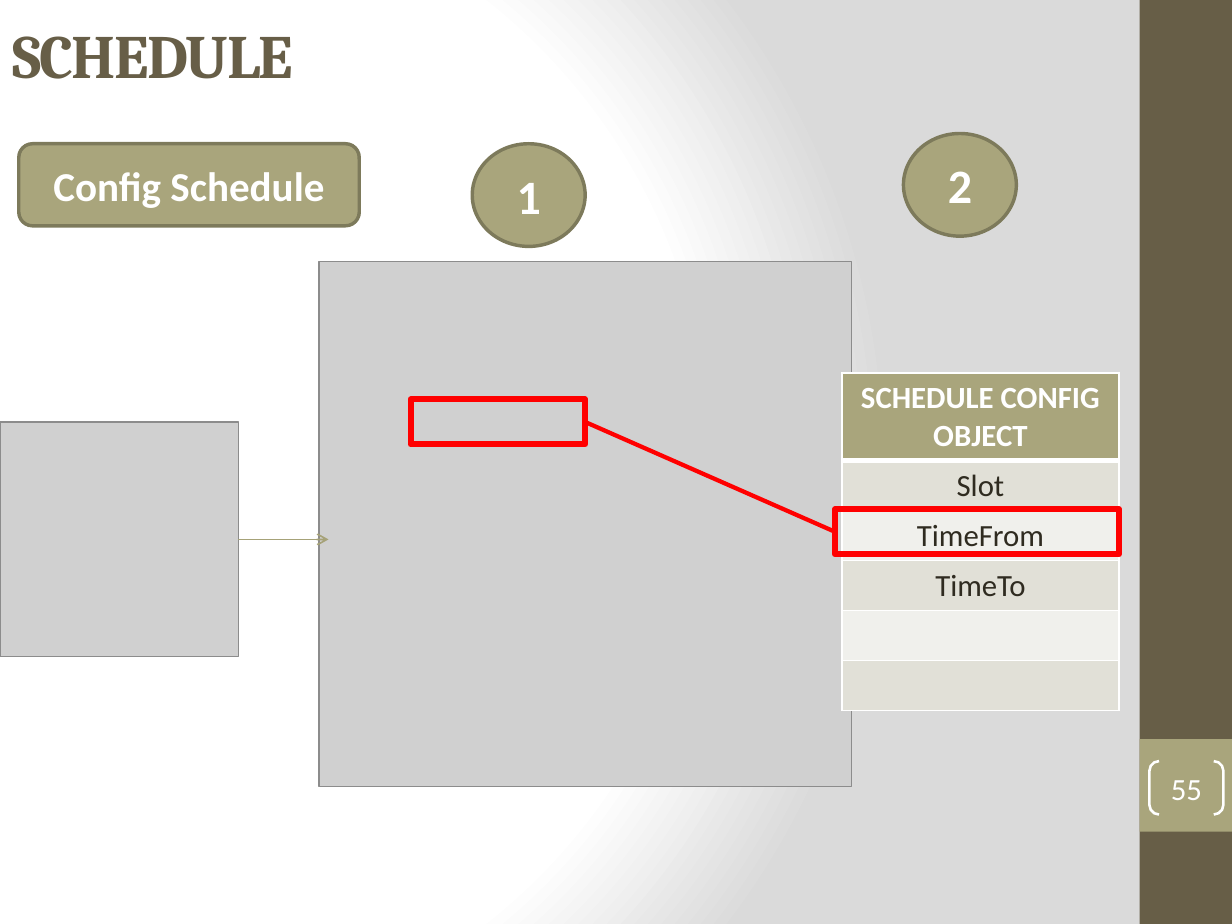
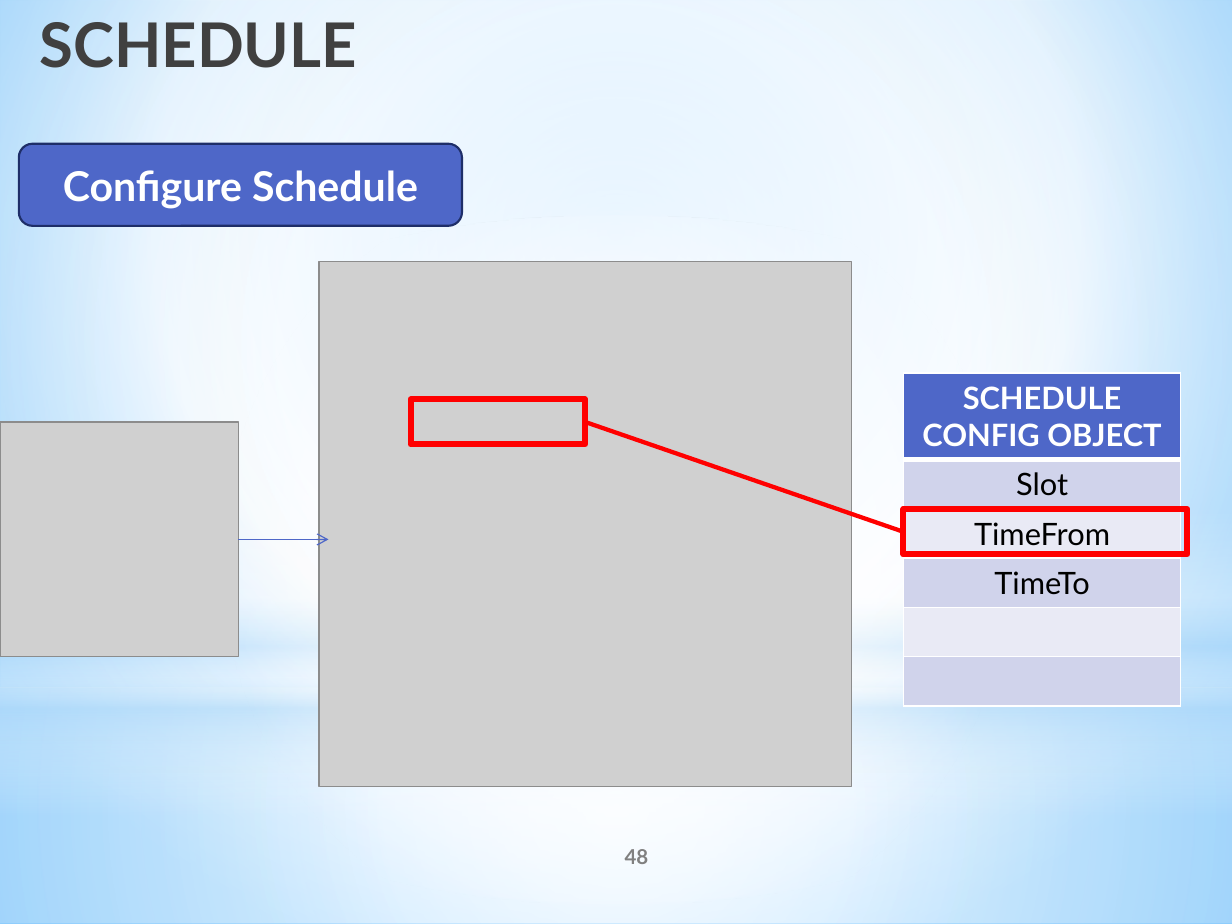
Before and after one commit to tranquang9a1/ECRM, a slide deck: slide 48 of Document/ECRM-Presentation v5.pptx (slide 55 before the commit). Drawn at 1232x924 pixels with LibreOffice and Linux fonts; fonts in the diff are those of the drawing; grey boxes stand for pictures. Boxes give left, top, right and bottom in pixels: in the first picture for what was removed or moved away, otherwise in the second. Text is boxed around its words. In the diff, an @@ line names an element or a change of style, - is before the commit and + after.

```diff
--- a/Document/ECRM-Presentation v5.pptx
+++ b/Document/ECRM-Presentation v5.pptx
@@ background gradient #FFFFFF to #DADADA to gradient #9ED5FF to #FFFFFF to #5BB9FF @@
@@ text "SCHEDULE" at (40,22,357,68): font Cambria to Lato, text colour #675E47 to gradient #000000 to #404040 to #212745, letter spacing -1 to 0 pt; alignment left to right; vertical alignment middle to top @@
@@ rectangle added at (0,0,1232,687), fill gradient #FFFFFF to #B4DCFA @@
@@ rectangle removed at (1140,0,1232,924) @@
@@ rounded rectangle "Configure Schedule": place and size @@
-rounded rectangle "Configure Schedule" at (18,144,359,227)
+rounded rectangle "Configure Schedule" at (18,144,462,227)
@@ rounded rectangle "Configure Schedule" at (18,144,462,227): fill #A9A57C to #4E67C8; outline #7D7A5C 2 pt to #1F2E69 1.25 pt @@
@@ ellipse removed at (472,144,585,246) @@
-1
@@ ellipse removed at (903,133,1016,235) @@
-2
@@ text in rounded rectangle at (63,170,418,209): text changed; font Calibri to Lato @@
-Config Schedule
+Configure Schedule
@@ ellipse added at (0,216,1232,903), fill gradient #FFFFFF @@
@@ table at (903,373,1180,706) @@
@@ fill #A9A57C to #4E67C8 in row 1, column 1 @@
@@ fill #E2E1D7 to #D0D3EB in 3 cells @@
@@ fill #F1F0EC to #E9EBF5 in 2 cells @@
@@ font Calibri to Lato @@
@@ text colour #2F2B20 to #000000 in "Slot", "TimeFrom", "TimeTo" @@
@@ table: place and size @@
-table at (841,373,1119,706)
+table at (903,373,1180,706)
@@ line moved from (585, 423) - (835, 532) to (585, 423) - (903, 532) @@
@@ rectangle added at (0,508,1232,816), fill gradient #FFFFFF to #B4DCFA @@
@@ rectangle: place and size @@
-rectangle at (835,509,1120,554)
+rectangle at (903,509,1188,554)
@@ arrow (238, 540) - (329, 540): stroke #A6A278 1 pt to #4E67C8 0.75 pt @@
@@ rectangle added at (0,687,1232,924), fill gradient #FFFFFF to #B4DCFA @@
@@ rectangle removed at (1140,739,1232,832) @@
@@ page number removed at (1149,761,1223,814) @@
-55
@@ page number added at (625,849,649,864), 12 pt, text #808080, bold @@
+48
```
Also in this commit, not shown: 112 other slides changed, 32 slides added, 25 slides removed.
